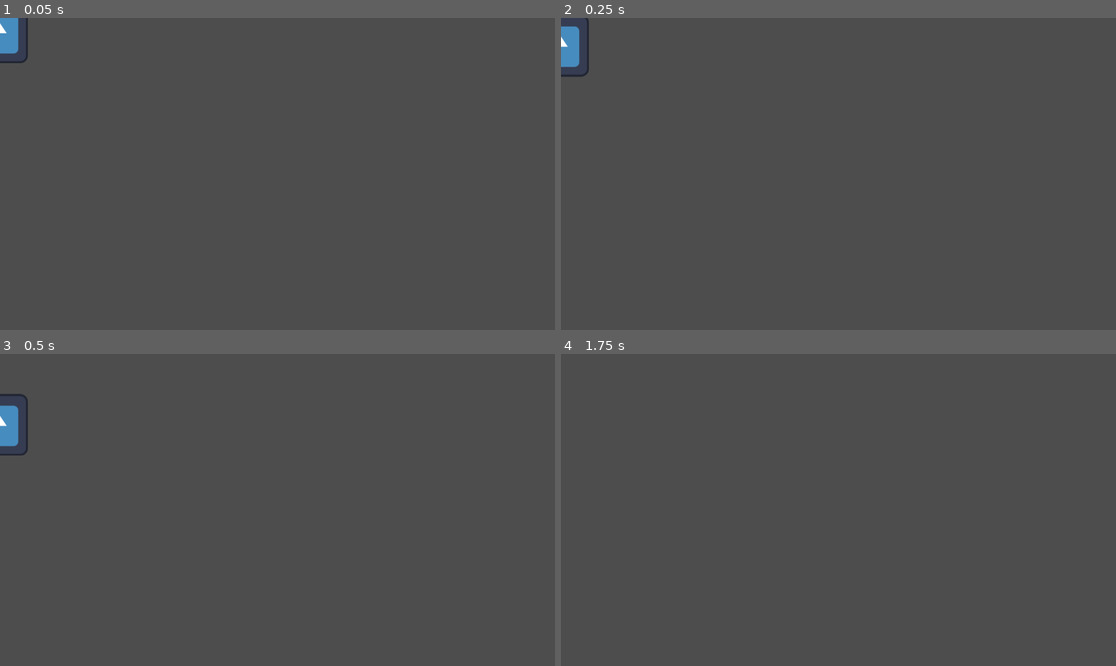
Above: before the commit, frames 1-4 (two rows, left to right).
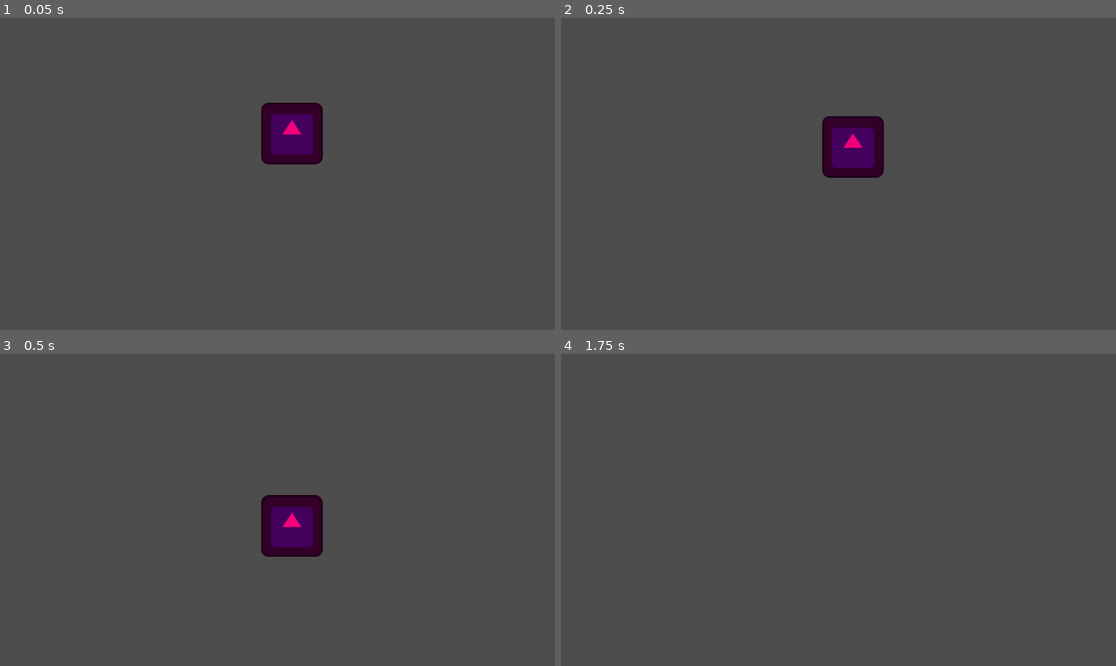
Above: after the commit, the same moments.

Repository: Loafexxx/StashGames-AssasinsAfterlife
Game: Godot game, scene res://Start.tscn
Same seed, same stepped clock (60 frames per second), same inputs: the game is played once before the commit and once after it. The engine's default icon, where the game draws it, is replaced by a stand-in: a white triangle on a blue panel in a dark square.
Inputs:
- Up to frame 1 (0.05 s): no input
- Up to frame 2 (0.25 s): no input
- Up to frame 3 (0.5 s): no input
- Up to frame 4 (1.75 s): tap Enter (ui_accept) at 0.5, 0.77, 1.52 s; hold Right (ui_right) from 0.53 s (still down)

The runs differ from the first frame. In frame 1, 2.7% of the frame differs, in the area x 0-59%, y 0-47%; in frame 2, 2.7%; in frame 3, 2.7%, in the area x 0-59%, y 12-66%; in frame 4, nothing differs.

Commit message:
I did a test move

Diff:
--- a/Start.tscn
+++ b/Start.tscn
@@ -8,15 +8,17 @@
 
 [node name="Node2D" type="Node2D"]
 
-[node name="Node2D" type="Node2D" parent="."]
+[node name="Player" type="Node2D" parent="."]
+position = Vector2(611, 209)
 
-[node name="CharacterBody2D" type="CharacterBody2D" parent="Node2D"]
+[node name="CharacterBody2D" type="CharacterBody2D" parent="Player"]
 script = ExtResource("1_52bhu")
 
-[node name="CollisionShape2D" type="CollisionShape2D" parent="Node2D/CharacterBody2D"]
+[node name="CollisionShape2D" type="CollisionShape2D" parent="Player/CharacterBody2D"]
 position = Vector2(-6, 28.5)
 shape = SubResource("RectangleShape2D_bupin")
 
-[node name="Icon" type="Sprite2D" parent="Node2D/CharacterBody2D"]
-position = Vector2(-6, 29)
+[node name="Icon" type="Sprite2D" parent="Player/CharacterBody2D"]
+modulate = Color(0.953264, 0, 0.487187, 1)
+position = Vector2(-5, 30)
 texture = ExtResource("1_r305v")
